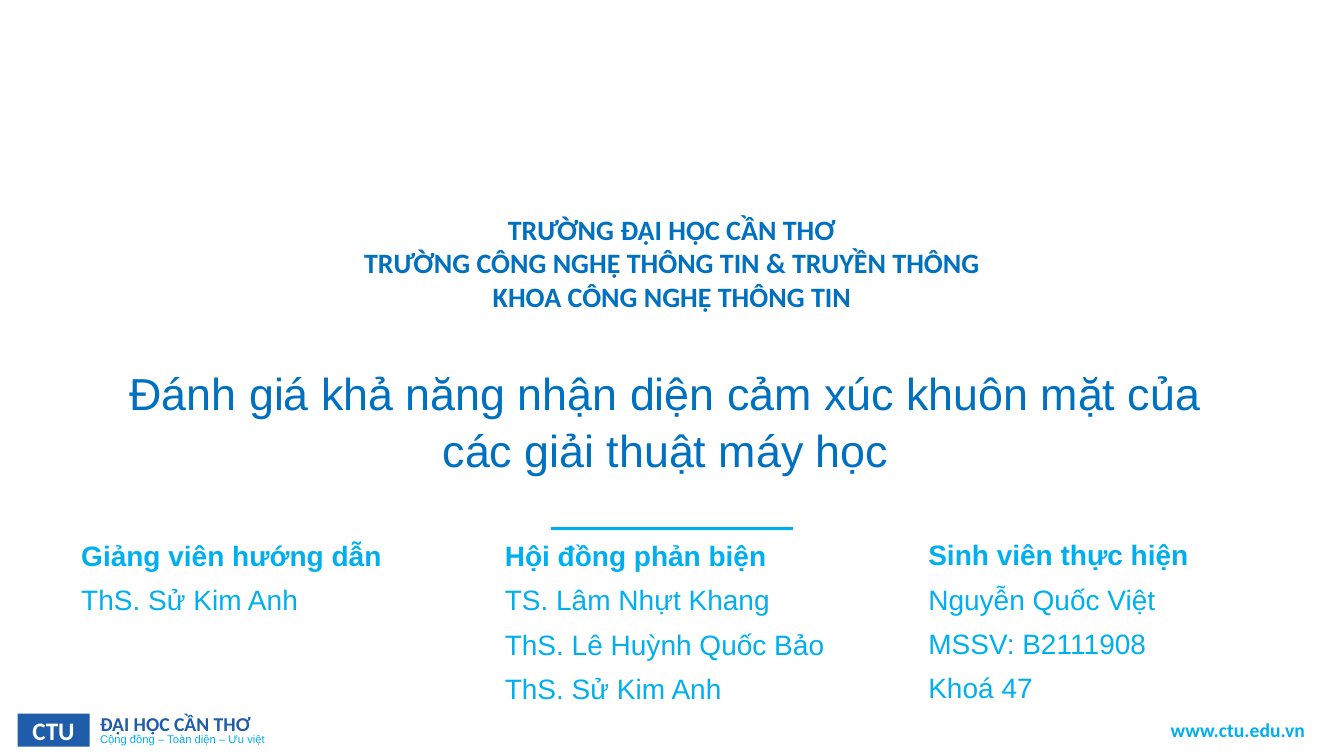
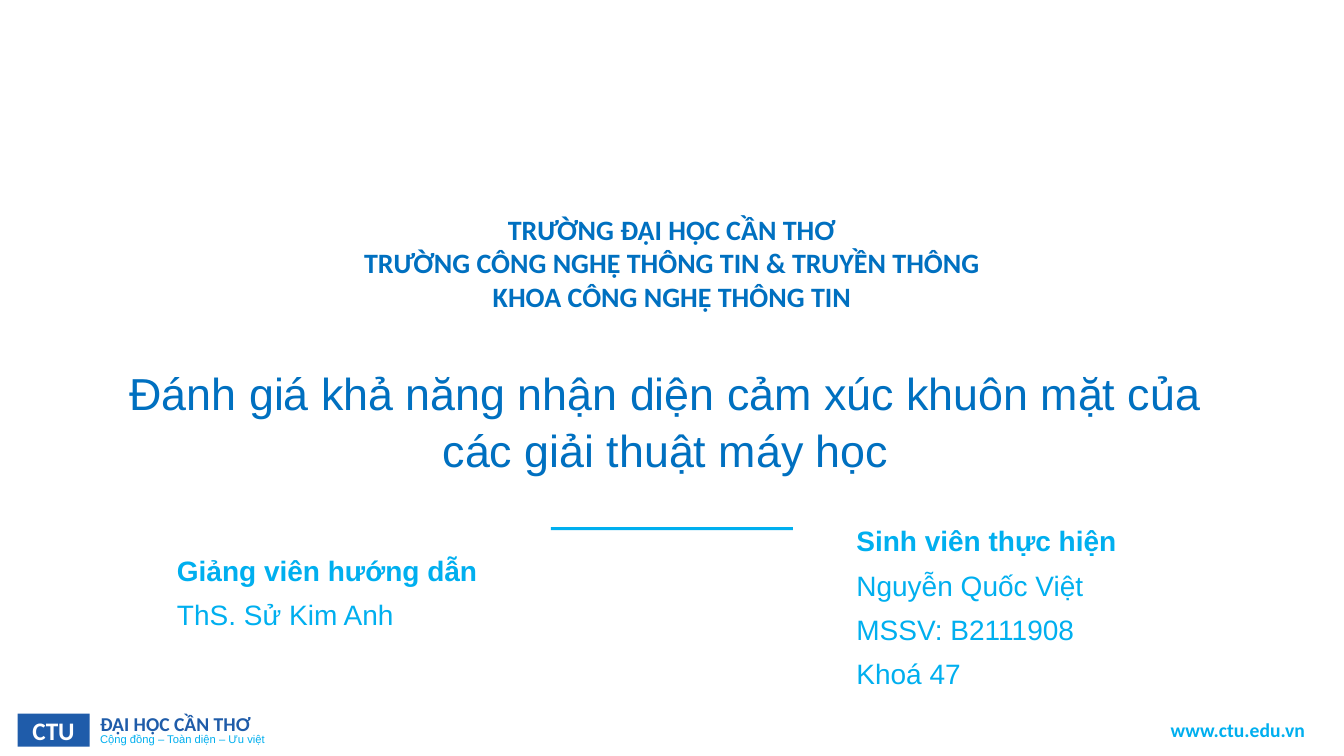
Before and after one commit to Viet0904/FER, a slide deck: slide 1 of BaoCao/B2111908_LuanVan.pptx. Drawn at 1344x756 pixels with LibreOffice and Linux fonts; fonts in the diff are those of the drawing; background and template pictures are left out. Boxes give left, top, right and bottom in pixels: in the first picture for what was removed or moved away, otherwise in the second. Text is boxed around its words. In the diff, an @@ line names an element or a change of style, - is before the commit and + after.

```diff
--- a/BaoCao/B2111908_LuanVan.pptx
+++ b/BaoCao/B2111908_LuanVan.pptx
@@ text "Sinh viên thực hiện": place and size @@
-text "Sinh viên thực hiện" at (928, 544, 1189, 699)
+text "Sinh viên thực hiện" at (856, 530, 1117, 685)
@@ text "Giảng viên hướng dẫn": place and size @@
-text "Giảng viên hướng dẫn" at (81, 544, 382, 611)
+text "Giảng viên hướng dẫn" at (177, 559, 477, 626)
@@ text removed at (505, 544, 824, 700) @@
-Hội đồng phản biện
-TS. Lâm Nhựt Khang
-ThS. Lê Huỳnh Quốc Bảo
-ThS. Sử Kim Anh
```
Also in this commit, not shown: 9 other slides changed, 5 slides added, 10 slides removed, 7 other files.
